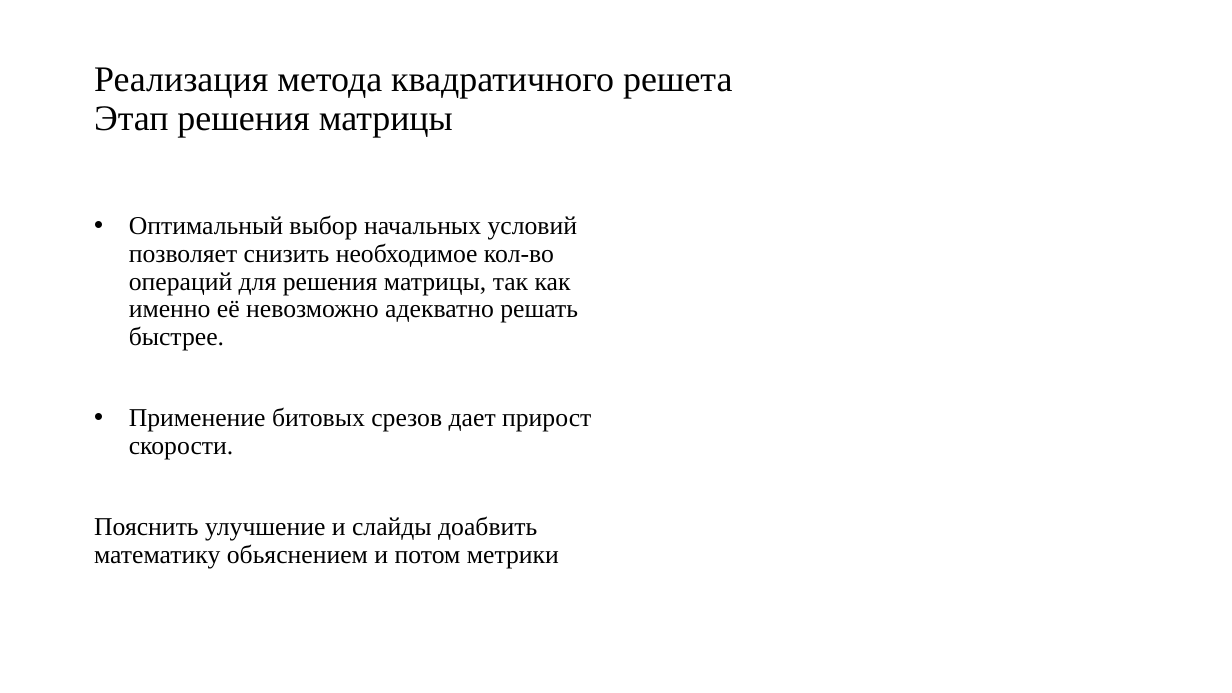
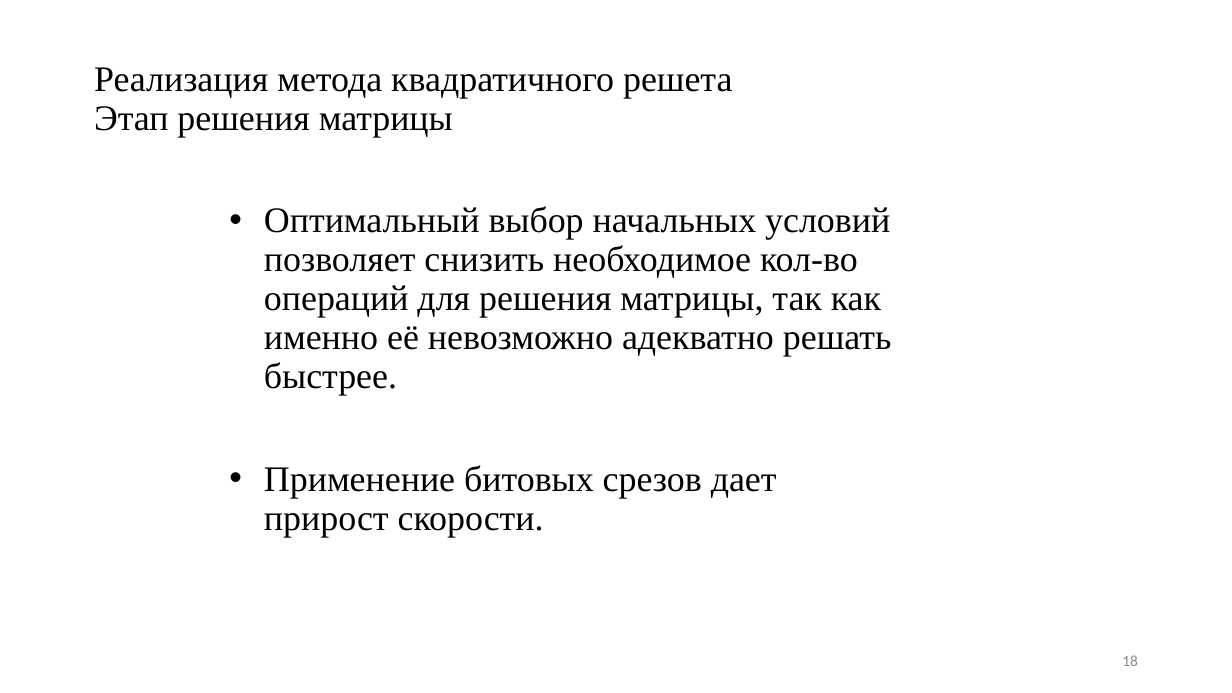
Before and after one commit to pagamov/VKR, a slide deck: slide 18 of Гамов Павел Диплом.pptx (slide 10 before the commit). Drawn at 1232x693 pixels with LibreOffice and Linux fonts; fonts in the diff are those of the drawing. Boxes give left, top, right and bottom in pixels: in the first picture for what was removed or moved away, otherwise in the second. Text is boxed around its words. In the diff, an @@ line names an element or a change of style, - is before the commit and + after.

```diff
--- a/Гамов Павел Диплом.pptx
+++ b/Гамов Павел Диплом.pptx
@@ text "Оптимальный выбор начальных условий позволяет ...": place and size @@
-text "Оптимальный выбор начальных условий позволяет ..." at [94, 216, 591, 568]
+text "Оптимальный выбор начальных условий позволяет ..." at [264, 206, 892, 537]
@@ text "Оптимальный выбор начальных условий позволяет ..." at [264, 206, 892, 537]: size 20 to 28 pt @@
@@ text at [94, 516, 559, 568]: paragraph removed @@
-Пояснить улучшение и слайды доабвить математику обьяснением и потом метрики
@@ page number added at [1122, 655, 1138, 666], 12 pt, text #8C8C8C @@
+18
```
Also in this commit, not shown: 10 other slides changed, 10 slides added, 2 slides removed.
